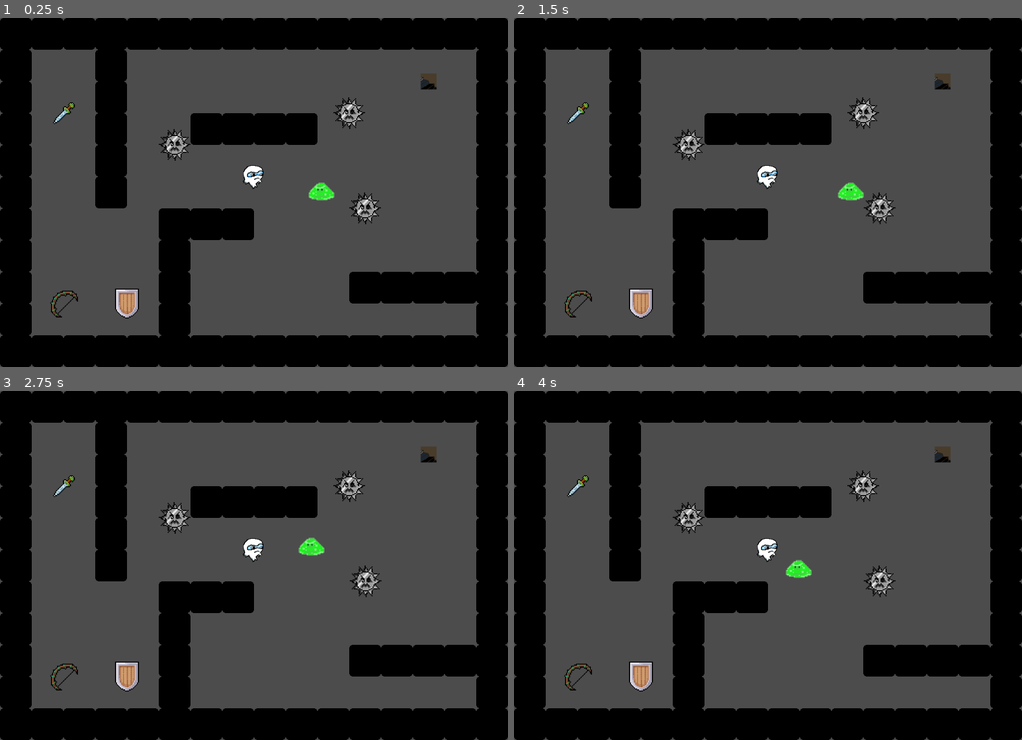
Above: before the commit, frames 1-4 (two rows, left to right).
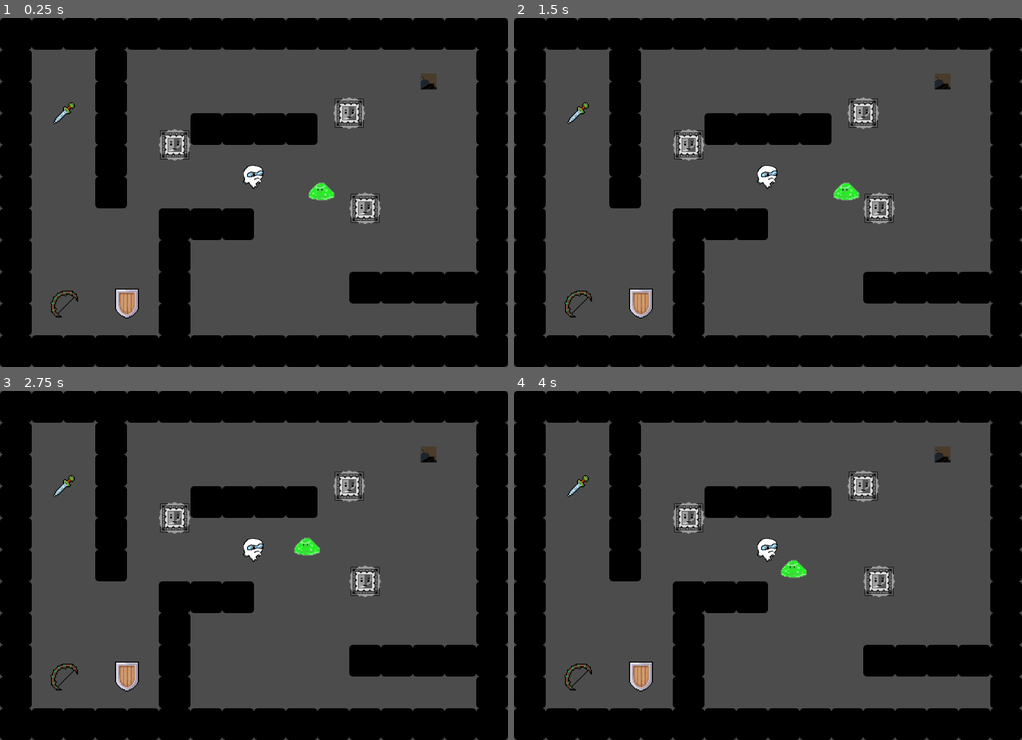
Above: after the commit, the same moments.

Repository: mfurtak/gmtk-game-jam-2019
Game: Godot game, scene res://_Level1.tscn
Two runs of this game, one before a commit and one after it. Both use one fixed random seed, a clock stepped at 60 frames per second and the inputs below. This scene is started directly instead of the project's main scene. The engine's default icon, where the game draws it, is replaced by a stand-in: a white triangle on a blue panel in a dark square.
Inputs:
- Up to frame 1 (0.25 s): no input
- Up to frame 2 (1.5 s): hold Right (ui_right) 0.53-1.28 s; tap Space (ui_select) at 0.77 s; hold Down (ui_down) from 1.28 s (still down)
- Up to frame 3 (2.75 s): tap Space (ui_select) at 1.52 s; release Down (ui_down) at 2.03 s; hold Right (ui_right) from 2.03 s (still down)
- Up to frame 4 (4 s): release Right (ui_right) at 2.78 s; hold Up (ui_up) 2.78-3.53 s; tap Space (ui_select) at 3.02, 3.77 s; hold Left (ui_left) from 3.53 s (still down)

The runs differ from the first frame. In frame 1, 1.1% of the frame differs, in the area x 31-75%, y 22-60%; in frame 2, 1.3%; in frame 3, 1.3%; in frame 4, 1.3%, in the area x 31-76%, y 22-60%.
Error in both runs: Invalid get index 'position' (on base: 'null instance'). (res://Ghostie.gd:29)

Commit message:
Thwomp assets

Diff:
--- a/gmtk-godot/Thwomp.gd
+++ b/gmtk-godot/Thwomp.gd
@@ -71,7 +71,16 @@
 		if  collision.collider.has_method("on_player_attacked"):
 			collision.collider.on_player_attacked()
 
-
+	if velocity.y > 0:
+		$Anim.play("down")
+	elif velocity.y < 0:
+		$Anim.play("up")
+	elif velocity.x < 0:
+		$Anim.play("left")
+	elif velocity.x > 0:
+		$Anim.play("right")
+	else:
+		$Anim.play("idle")
 
 func on_attacked():
 	pass # self.queue_free()
--- a/gmtk-godot/Thwomp.tscn
+++ b/gmtk-godot/Thwomp.tscn
@@ -1,10 +1,18 @@
-[gd_scene load_steps=8 format=2]
+[gd_scene load_steps=17 format=2]
 
 [ext_resource path="res://Thwomp.gd" type="Script" id=1]
 [ext_resource path="res://sprites/thwomp.png" type="Texture" id=2]
+[ext_resource path="res://sprites/thwomp_wink_left.png" type="Texture" id=3]
+[ext_resource path="res://sprites/thwomp_move_right.png" type="Texture" id=4]
+[ext_resource path="res://sprites/thwomp_wink_right.png" type="Texture" id=5]
+[ext_resource path="res://sprites/thwomp_move_left.png" type="Texture" id=6]
+[ext_resource path="res://sprites/thwomp_look_up.png" type="Texture" id=7]
+[ext_resource path="res://sprites/thwomp_move_up.png" type="Texture" id=8]
+[ext_resource path="res://sprites/thwomp_look_down.png" type="Texture" id=9]
+[ext_resource path="res://sprites/thwomp_move_down.png" type="Texture" id=10]
 
-[sub_resource type="CircleShape2D" id=1]
-radius = 32.0
+[sub_resource type="RectangleShape2D" id=1]
+extents = Vector2( 32, 32 )
 
 [sub_resource type="RectangleShape2D" id=2]
 extents = Vector2( 500, 32 )
@@ -18,6 +26,34 @@
 [sub_resource type="RectangleShape2D" id=5]
 extents = Vector2( 32, 500 )
 
+[sub_resource type="SpriteFrames" id=6]
+animations = [ {
+"frames": [ ExtResource( 3 ), ExtResource( 4 ) ],
+"loop": false,
+"name": "right",
+"speed": 5.0
+}, {
+"frames": [ ExtResource( 5 ), ExtResource( 6 ) ],
+"loop": false,
+"name": "left",
+"speed": 5.0
+}, {
+"frames": [ ExtResource( 7 ), ExtResource( 8 ) ],
+"loop": false,
+"name": "up",
+"speed": 5.0
+}, {
+"frames": [ ExtResource( 2 ) ],
+"loop": true,
+"name": "idle",
+"speed": 5.0
+}, {
+"frames": [ ExtResource( 9 ), ExtResource( 10 ) ],
+"loop": false,
+"name": "down",
+"speed": 5.0
+} ]
+
 [node name="Thwomp" type="KinematicBody2D"]
 position = Vector2( 448, 352 )
 script = ExtResource( 1 )
@@ -26,7 +62,7 @@
 }
 
 [node name="Sprite" type="Sprite" parent="."]
-scale = Vector2( 2, 2 )
+visible = false
 texture = ExtResource( 2 )
 
 [node name="CollisionShape2D" type="CollisionShape2D" parent="."]
@@ -72,3 +108,7 @@
 [node name="DownArea" type="CollisionShape2D" parent="DownSight"]
 position = Vector2( 0, 532 )
 shape = SubResource( 5 )
+
+[node name="Anim" type="AnimatedSprite" parent="."]
+frames = SubResource( 6 )
+animation = "right"
Binary file changed: gmtk-godot/sprites/thwomp.png
Binary file added: gmtk-godot/sprites/thwomp_concern.png
Not shown, added: gmtk-godot/sprites/thwomp_concern.png.import
Binary file added: gmtk-godot/sprites/thwomp_look_down.png
Not shown, added: gmtk-godot/sprites/thwomp_look_down.png.import
Binary file added: gmtk-godot/sprites/thwomp_look_up.png
Not shown, added: gmtk-godot/sprites/thwomp_look_up.png.import
Binary file added: gmtk-godot/sprites/thwomp_move_down.png
Not shown, added: gmtk-godot/sprites/thwomp_move_down.png.import
Binary file added: gmtk-godot/sprites/thwomp_move_left.png
Not shown, added: gmtk-godot/sprites/thwomp_move_left.png.import
Binary file added: gmtk-godot/sprites/thwomp_move_right.png
(and 7 more such lines)
